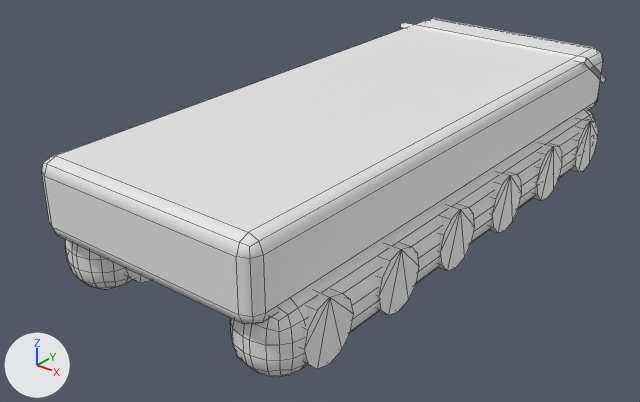
Before and after pictures for a commit that changed the OBJ model gunsmod/src/main/resources/assets/gunsmod/models/entity/airdef/aa_gepard/base.obj.
The view is the same before and after, from a 50 mm camera at (4.98, -6.82, 3.9) aimed at (0.29, -0.95, 0.26). Arrows for +X, +Y and +Z are at lower left; the lights stay in place. The first picture is the older version. Mesh edges are drawn as thin lines. Materials are left out; every surface is plain grey. Where no turn or scale is listed for an object, it has been applied to the vertices.

Objects in the first picture: 'base'.
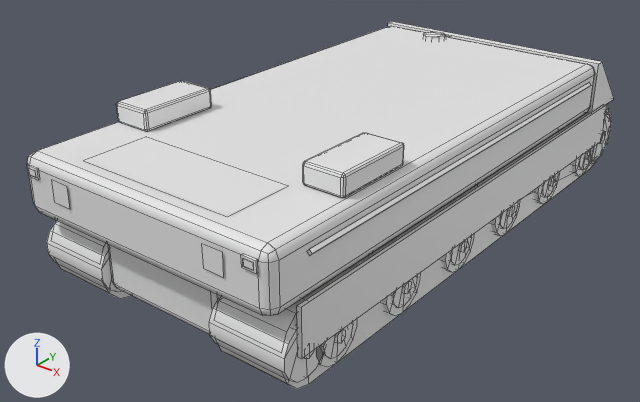
Where the change shows, as pixel boxes [x1, y1, x2, y2] in the pictures (640 x 402 px):
'base', reshaped
    before: [42, 18, 605, 378]
    after: [27, 21, 614, 389]
part 1 of me_base, added
    after: [27, 164, 40, 180]
part 2 of me_base, added
    after: [241, 253, 258, 274]
part 3 of me_base, added
    after: [591, 112, 611, 161]
part 4 of me_base, rebuilt
    before: [65, 239, 133, 290]
    after: [53, 221, 132, 299]
part 5 of me_base, rebuilt
    before: [230, 109, 596, 378]
    after: [217, 113, 594, 389]
part 6 of me_base, rebuilt
    before: [42, 18, 603, 325]
    after: [27, 25, 595, 316]
part 7 of me_base, rebuilt (mostly hidden afterwards)
    before: [489, 172, 522, 233]
    after: [491, 201, 520, 236]
part 8 of me_base, rebuilt
    before: [438, 205, 475, 271]
    after: [441, 234, 474, 272]
part 9 of me_base, rebuilt (mostly hidden afterwards)
    before: [533, 143, 562, 200]
    after: [534, 171, 560, 204]
part 10 of me_base, rebuilt
    before: [301, 289, 354, 369]
    after: [316, 319, 357, 367]
part 11 of me_base, rebuilt (mostly hidden afterwards)
    before: [571, 119, 598, 172]
    after: [572, 158, 592, 176]
part 12 of me_base, rebuilt
    before: [377, 243, 419, 315]
    after: [382, 273, 421, 316]
part 13 of me_base, rebuilt (not visible afterwards)
    before: [123, 267, 150, 283]
part 14 of me_base, rebuilt (10% wider, 50% taller)
    before: [400, 22, 605, 83]
    after: [388, 21, 614, 113]
part 15 of me_base, added
    after: [28, 31, 607, 382]

Patch to the scene script:
```diff
--- a/gunsmod/src/main/resources/assets/gunsmod/models/entity/airdef/aa_gepard/base.obj.py
+++ b/gunsmod/src/main/resources/assets/gunsmod/models/entity/airdef/aa_gepard/base.obj.py
@@ me_base @@
 # used by ob_base; location = (0.0, 0.0, 0.0)
-me_base.from_pydata(...)  # 656 vertices, 624 faces; spans x -0.77..1.77, y -3.31..2.33, z 0.0..1.28
+me_base.from_pydata(...)  # 1774 vertices, 1565 faces; spans x -0.82..1.83, y -3.34..2.35, z 0.0..1.44
+# me_base part 1: a new loose piece, a box spanning x -0.688..-0.562, y -3.331..-3.312, z 1.078..1.172
+# me_base part 2: a new loose piece, a box spanning x 1.562..1.688, y -3.331..-3.312, z 1.078..1.172
+# me_base part 3: a new loose piece, a 16-sided cylinder along x spanning x 1.08..1.79, y 1.7..2.24, z 0.11..0.64
+# me_base part 4: the loose piece of 152 vertices spanning x -0.75..-0.12, y -3.19..2.19, z 0.0..0.69 is rebuilt with 32 vertices and now spans x -0.75..-0.12, y -3.18..2.18, z 0.0..0.69
+# me_base part 5: the loose piece of 152 vertices spanning x 1.12..1.75, y -3.19..2.19, z 0.0..0.69 is rebuilt with 32 vertices and now spans x 1.12..1.75, y -3.18..2.18, z 0.0..0.69
+# me_base part 6: the loose piece of 56 vertices spanning x -0.62..1.62, y -3.31..2.31, z 0.56..1.25 is rebuilt with 56 vertices and now spans x -0.78..1.78, y -3.31..1.69, z 0.72..1.25
+# me_base part 7: the loose piece of 24 vertices spanning x 1.11..1.77, y -0.34..0.22, z 0.06..0.62 is rebuilt with 28 vertices and now spans x 1.09..1.79, y -0.31..0.16, z 0.04..0.53
+# me_base part 8: the loose piece of 24 vertices spanning x 1.11..1.77, y -1.22..-0.66, z 0.06..0.63 is rebuilt with 28 vertices and now spans x 1.09..1.79, y -1.16..-0.69, z 0.04..0.53
+# me_base part 9: the loose piece of 24 vertices spanning x 1.11..1.77, y 0.53..1.09, z 0.06..0.62 is rebuilt with 28 vertices and now spans x 1.09..1.79, y 0.54..1.01, z 0.04..0.53
+# me_base part 10: the loose piece of 24 vertices spanning x 1.11..1.77, y -2.97..-2.41, z 0.06..0.63 is rebuilt with 28 vertices and now spans x 1.09..1.79, y -2.86..-2.39, z 0.04..0.53
+# me_base part 11: the loose piece of 24 vertices spanning x 1.11..1.77, y 1.41..1.97, z 0.06..0.62 is rebuilt with 28 vertices and now spans x 1.09..1.79, y 1.39..1.86, z 0.04..0.53
+# me_base part 12: the loose piece of 24 vertices spanning x 1.11..1.77, y -2.09..-1.53, z 0.06..0.63 is rebuilt with 28 vertices and now spans x 1.09..1.79, y -2.01..-1.54, z 0.04..0.53
+# me_base part 13: the loose piece of 24 vertices spanning x -0.77..-0.11, y -2.97..-2.41, z 0.06..0.63 is rebuilt with 28 vertices and now spans x -0.79..-0.09, y -2.86..-2.39, z 0.04..0.53
+# me_base part 14: the loose piece of 8 vertices spanning x -0.62..1.62, y 1.67..2.33, z 0.85..1.28 is rebuilt with 8 vertices and now spans x -0.78..1.78, y 1.66..2.25, z 0.72..1.25
+# me_base part 15: 1006 vertices added at x -0.82..1.83, y -3.34..2.35, z 0.11..1.44
+# other edits to the shape of me_base do not show in these pictures
```
